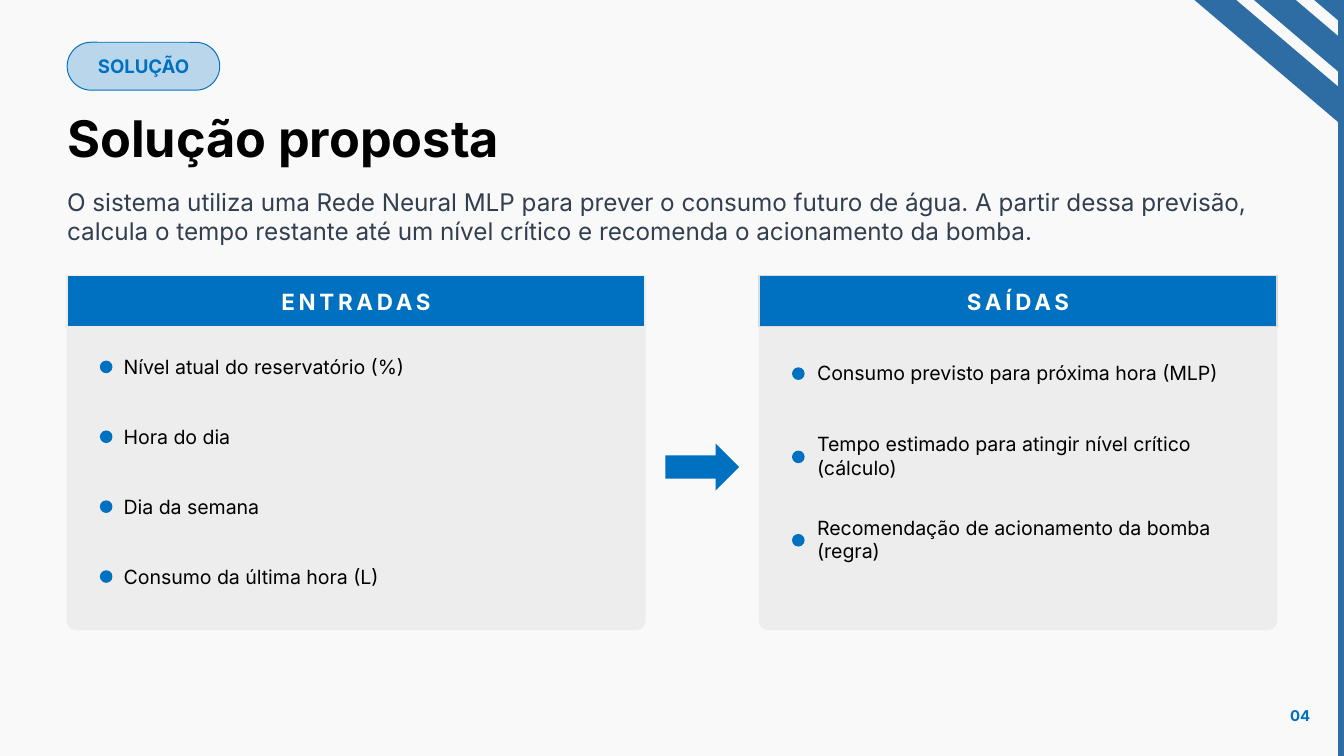
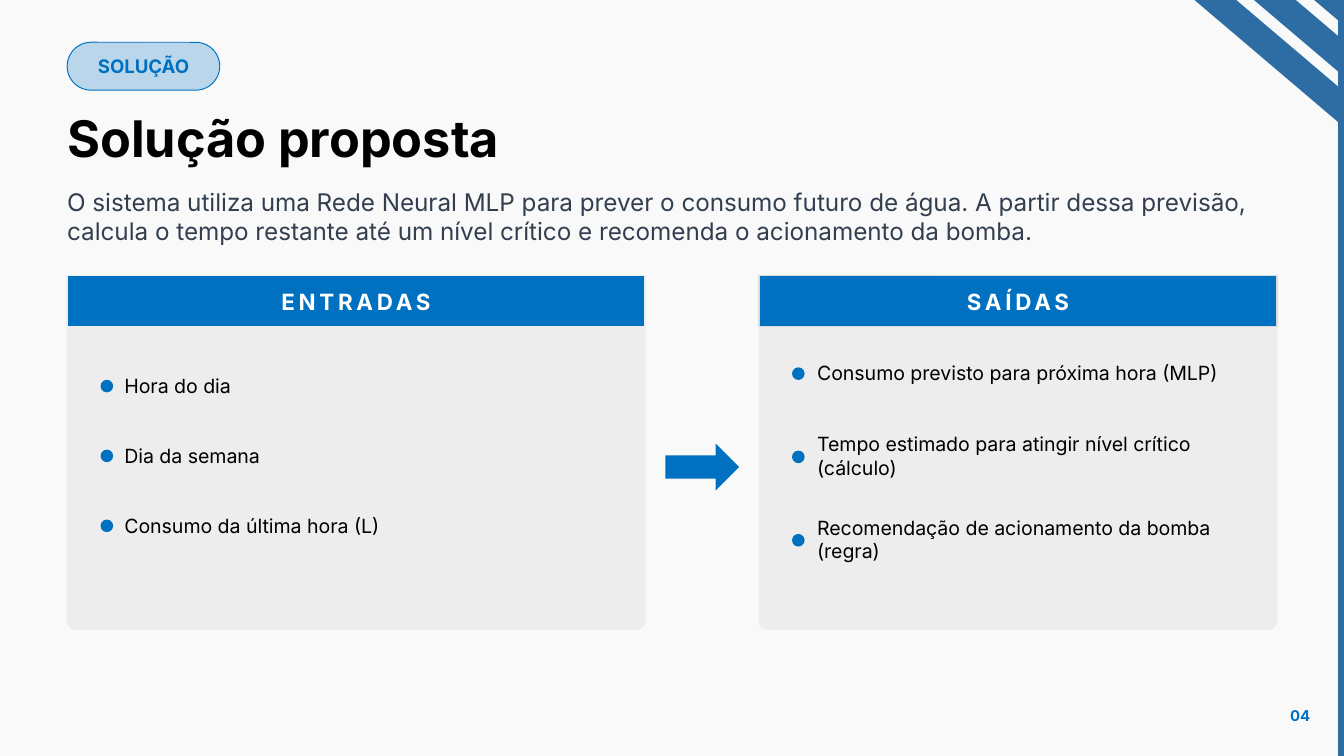
Before and after one commit to alexb7z/aqua-predict, a slide deck: slide 4 of docs/Pitch.pptx. Drawn at 1344x756 pixels with LibreOffice and Linux fonts; fonts in the diff are those of the drawing. Boxes give left, top, right and bottom in pixels: in the first picture for what was removed or moved away, otherwise in the second. Text is boxed around its words. In the diff, an @@ line names an element or a change of style, - is before the commit and + after.

```diff
--- a/docs/Pitch.pptx
+++ b/docs/Pitch.pptx
@@ text removed at box(124, 359, 365, 375) @@
-Nível atual do reservatório (%)
@@ ellipse removed at box(101, 362, 112, 372) @@
@@ 3 texts, 3 ellipses: place and size @@
-3 texts, 3 ellipses at box(101, 429, 378, 586)
+3 texts, 3 ellipses at box(102, 378, 379, 535)
```
Also in this commit, not shown: 2 other slides changed, 1 other file.
